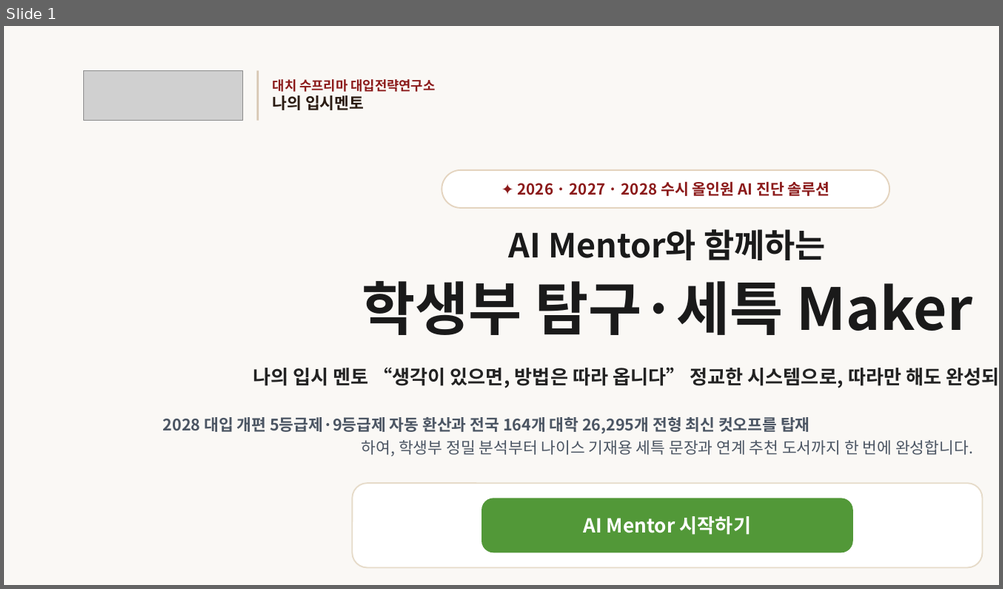
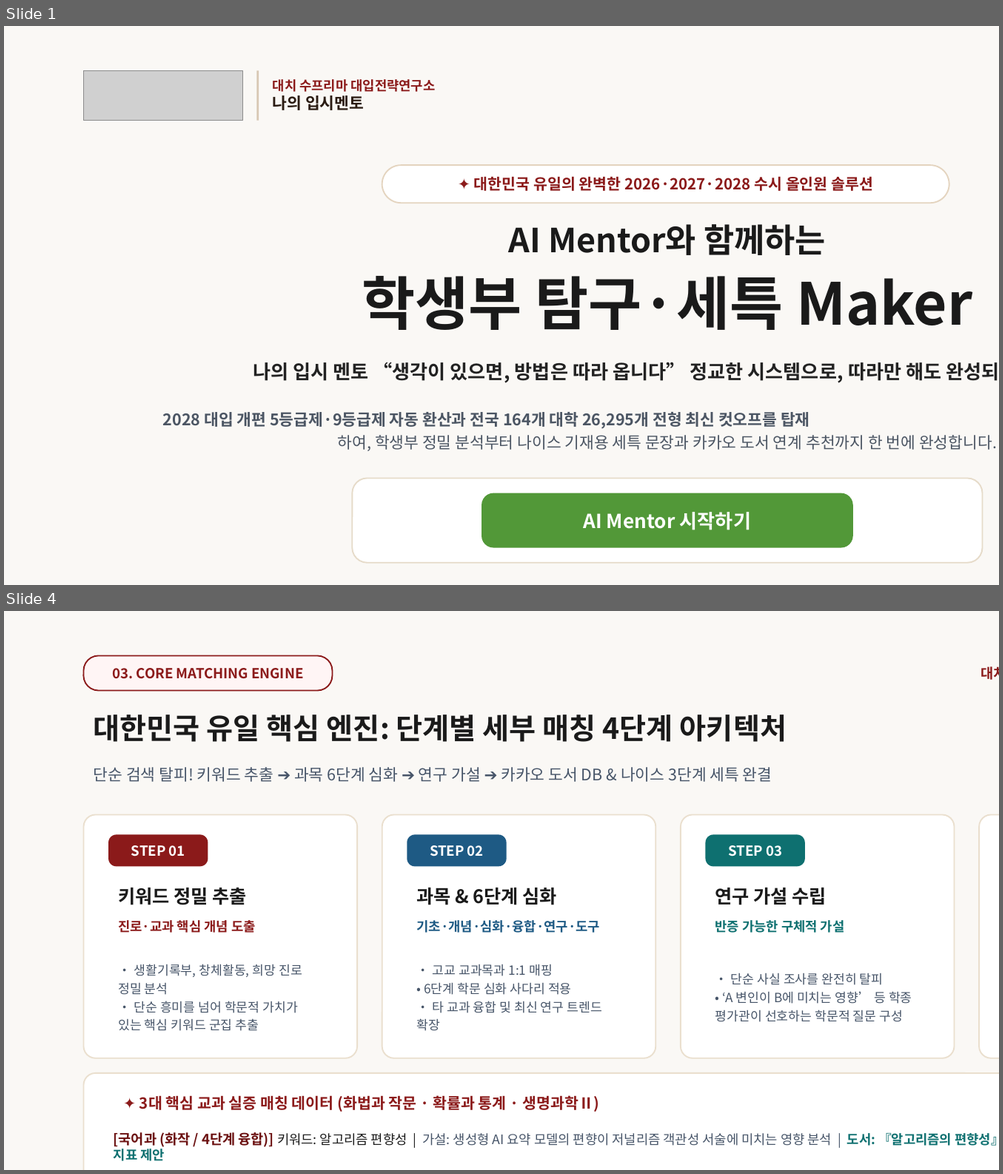
Before and after one commit to ipsicreator/suprema-lab, a slide deck: docs/대치수프리마_나의입시멘토_컨설턴트앱_B2B_제안서.pptx. Shown one above the other, each under a label of ours: slide 1 before the commit, slides 1 and 4 after it; the slides between them are not shown. The pictures are 1003x589 and 1003x1174 pixels, drawn with LibreOffice and Linux fonts; fonts in the diff are those of the drawing; grey boxes stand for pictures. Boxes give left, top, right and bottom in pixels: in the first picture for what was removed or moved away, otherwise in the second. Text is boxed around its words. In the diff, an @@ line names an element or a change of style, - is before the commit and + after.

```diff
--- a/docs/대치수프리마_나의입시멘토_컨설턴트앱_B2B_제안서.pptx
+++ b/docs/대치수프리마_나의입시멘토_컨설턴트앱_B2B_제안서.pptx
@@ slide 4 added at box(4, 611, 999, 1170), background #FAF8F5 @@
@@ rounded rectangle added at box(84, 655, 333, 691), fill #FFF5F5, outline #8B1A1A 1 pt @@
@@ text added at box(113, 668, 303, 679), 10 pt, text #8B1A1A, bold @@
+03. CORE MATCHING ENGINE
@@ text added at box(980, 667, 999, 680), 10 pt, text #8B1A1A, bold @@
+대치수프리마 대입전략연구소 | 나의 입시멘토
@@ text added at box(94, 715, 786, 742), 21 pt, text #1A1A1A, bold @@
+대한민국 유일 핵심 엔진: 단계별 세부 매칭 4단계 아키텍처
@@ text added at box(94, 767, 772, 782), 11.5 pt, text #475569 @@
+단순 검색 탈피! 키워드 추출 ➔ 과목 6단계 심화 ➔ 연구 가설 ➔ 카카오 도서 DB & 나이스 3단계 세특 완결
@@ rounded rectangle added at box(84, 815, 357, 1059), fill #FFFFFF, outline #EADFCE 1 pt @@
@@ rounded rectangle added at box(382, 815, 655, 1059), fill #FFFFFF, outline #EADFCE 1 pt @@
@@ rounded rectangle added at box(680, 815, 954, 1059), fill #FFFFFF, outline #EADFCE 1 pt @@
@@ rounded rectangle added at box(979, 815, 999, 1059), fill #FFFFFF, outline #EADFCE 1 pt @@
@@ rounded rectangle added at box(108, 834, 208, 866), fill #8B1A1A @@
@@ text added at box(131, 846, 185, 857), 10 pt, text #FFFFFF, bold @@
+STEP 01
@@ rounded rectangle added at box(407, 834, 506, 866), fill #1E5A84 @@
@@ text added at box(430, 846, 484, 857), 10 pt, text #FFFFFF, bold @@
+STEP 02
@@ rounded rectangle added at box(706, 834, 805, 866), fill #0E7070 @@
@@ text added at box(728, 846, 782, 857), 10 pt, text #FFFFFF, bold @@
+STEP 03
@@ text added at box(118, 888, 246, 906), 13.5 pt, text #1A1A1A, bold @@
+키워드 정밀 추출
@@ text added at box(417, 888, 556, 906), 13.5 pt, text #1A1A1A, bold @@
+과목 & 6단계 심화
@@ text added at box(715, 888, 825, 906), 13.5 pt, text #1A1A1A, bold @@
+연구 가설 수립
@@ text added at box(118, 920, 256, 933), 9.5 pt, text #8B1A1A, bold @@
+진로·교과 핵심 개념 도출
@@ text added at box(417, 920, 600, 933), 9.5 pt, text #1E5A84, bold @@
+기초·개념·심화·융합·연구·도구
@@ text added at box(715, 920, 845, 933), 9.5 pt, text #0E7070, bold @@
+반증 가능한 구체적 가설
@@ text added at box(118, 964, 302, 1031), 9.2 pt, text #475569 @@
+• 생활기록부, 창체활동, 희망 진로 정밀 분석
+• 단순 흥미를 넘어 학문적 가치가 있는 핵심 키워드 군집 추출
@@ text added at box(417, 965, 602, 1031), 9.2 pt, text #475569 @@
+• 고교 교과목과 1:1 매핑
+• 6단계 학문 심화 사다리 적용
+• 타 교과 융합 및 최신 연구 트렌드 확장
@@ text added at box(715, 974, 912, 1022), 9.2 pt, text #475569 @@
+• 단순 사실 조사를 완전히 탈피
+• ‘A 변인이 B에 미치는 영향’ 등 학종 평가관이 선호하는 학문적 질문 구성
@@ rounded rectangle added at box(84, 1073, 999, 1170), fill #FFFFFF, outline #EADFCE 1 pt @@
@@ text added at box(166, 1096, 599, 1112), 11 pt, text #8B1A1A, bold @@
+✦ 3대 핵심 교과 실증 매칭 데이터 (화법과 작문 · 확률과 통계 · 생명과학Ⅱ)
@@ text added at box(114, 1133, 999, 1162), 9.5 pt, text #475569, bold @@
+[국어과 (화작 / 4단계 융합)] 키워드: 알고리즘 편향성 | 가설: 생성형 AI 요약 모델의 편향이 저널리즘 객관성 서술에 미치는 영향 분석 | 도서: 『알고리즘의 편향성』 ➔ 나이스 3단계 세특: 미디어 신뢰도 지표 제안
@@ slide 1 changed as well @@
@@ rounded rectangle: place and size @@
-rounded rectangle at box(441, 170, 889, 208)
+rounded rectangle at box(382, 165, 949, 203)
@@ text at box(474, 176, 874, 191): text changed @@
-✦ 2026 · 2027 · 2028 수시 올인원 AI 진단 솔루션
+✦ 대한민국 유일의 완벽한 2026·2027·2028 수시 올인원 솔루션
@@ text at box(163, 412, 996, 452): text changed @@
-2028 대입 개편 5등급제·9등급제 자동 환산과 전국 164개 대학 26,295개 전형 최신 컷오프를 탑재
-하여, 학생부 정밀 분석부터 나이스 기재용 세특 문장과 연계 추천 도서까지 한 번에 완성합니다.
+2028 대입 개편 5등급제·9등급제 자동 환산과 전국 164개 대학 26,295개 전형 최신 컷오프를 탑재
+하여, 학생부 정밀 분석부터 나이스 기재용 세특 문장과 카카오 도서 연계 추천까지 한 번에 완성합니다.
@@ 4 texts, 2 rounded rectangles: place and size @@
-4 texts, 2 rounded rectangles at box(253, 230, 999, 568)
+4 texts, 2 rounded rectangles at box(253, 224, 999, 563)
```
Also in this commit, not shown: 7 other slides changed, 2 other slides added, 9 other files.
